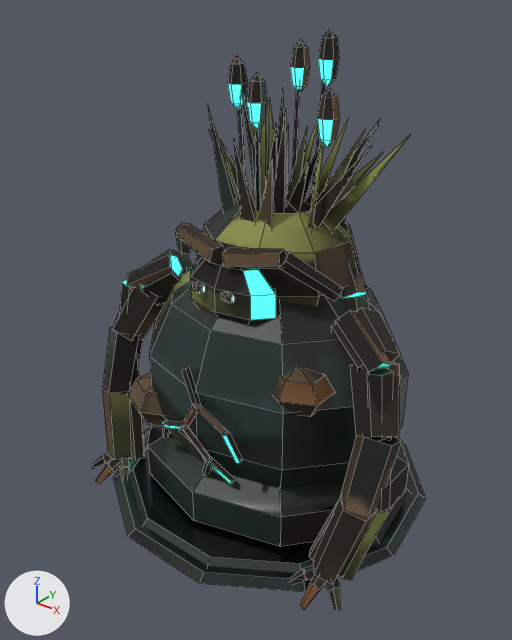
One commit to the Blender file assets/models/src/spirit_bog.blend: the scene before it, then after it.
Before and after are seen from a 50 mm lens placed at (1.356, -1.772, 1.746), pointed at (-0.014, -0.06, 0.684). The lights are fixed; the arrows at lower left show +X, +Y and +Z. The picture after the commit comes second. Mesh edges are drawn as thin lines.

Names of what the first picture shows: 'SpiritBogMesh'.
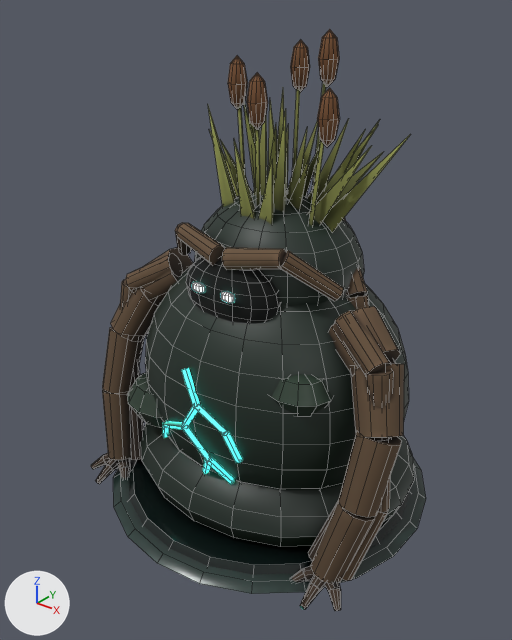
The change in detail:
me_spiritbogmesh is used by ob_spiritbogmesh; location (0.0, 0.0, 0.0).
me_spiritbogmesh had 1163 vertices, 1017 faces and spanned x -0.61..0.61, y -0.58..0.6, z -0.08..1.6.
me_spiritbogmesh now has 2480 vertices, 2159 faces and spans x -0.62..0.62, y -0.6..0.6, z -0.08..1.6.
me_spiritbogmesh part 1: 6 vertices moved within x -0.53..0.43, y -0.35..0.16, z 0.01..1.58; 1317 vertices added at x -0.62..0.62, y -0.6..0.58, z -0.07..1.58.
me_spiritbogmesh part 2: 203 kept faces spanning x -0.42..0.41, y -0.42..0.36, z 0.21..1.6 are now shaded smooth.

Where the change shows, as pixel boxes (x1, y1, x2, y2) in the pictures (512 x 640 px):
part 1 of me_spiritbogmesh, built on
    before: (93, 30, 339, 574)
    after: (91, 29, 426, 611)
part 2 of me_spiritbogmesh, shading changed
    both: (162, 83, 411, 484)
